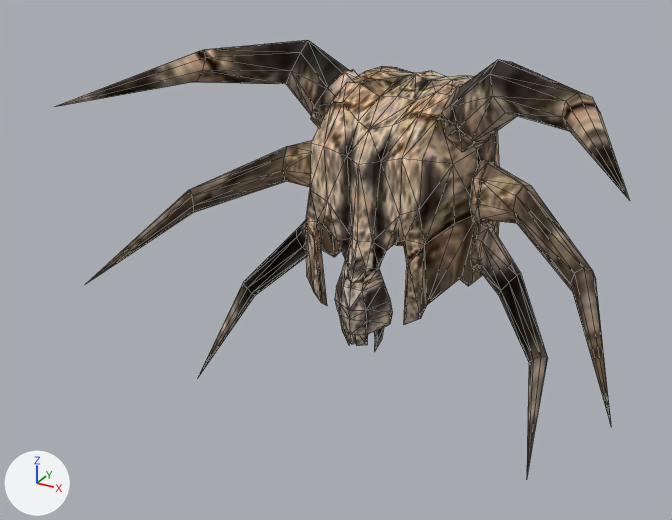
An edit to the glTF model assets/models/SLEEPER_HELM.glb, drawn before and after from the same camera.
One viewpoint serves both versions: a camera (50 mm lens) standing at (0.434, -0.991, 0.359) and looking at (-0.045, -0.119, -0.076). The axes (+X, +Y, +Z) are drawn at lower left. The lights are the same throughout. Mesh edges are drawn as thin lines. Vertices at the same position are counted once.

The older version as bpy lines, for what is in view:
```python
mat_material01 = principled_material('MATERIAL01')
mat_material01.texture = img_mask
mat_material01.metallic = 1.0
mat_material01.roughness = 1.0
me_mesh = bpy.data.meshes.new('Mesh')
me_mesh.from_pydata(...)  # 569 vertices, 1056 faces; spans x -0.311..0.311, y -0.276..0.114, z -0.258..0.161
me_mesh.materials.append(mat_material01)  # picture img_mask
ob_mesh = bpy.data.objects.new('Mesh', me_mesh)
ob_mesh.location = (0.0, 0.0, 0.0)
```
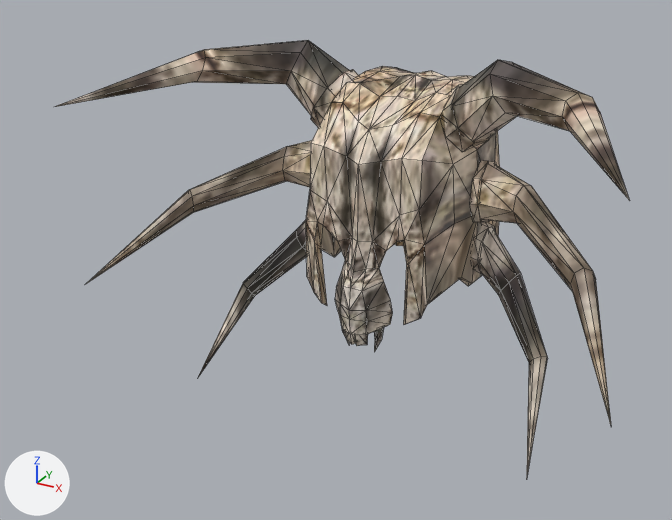
Patch to the scene script:
```diff
--- a/assets/models/SLEEPER_HELM.glb.py
+++ b/assets/models/SLEEPER_HELM.glb.py
@@ mat_material01 @@
 mat_material01.texture = img_mask
-mat_material01.metallic = 1.0
-mat_material01.roughness = 1.0
@@ me_mesh @@
 me_mesh.from_pydata(...)  # 569 vertices, 1056 faces; spans x -0.311..0.311, y -0.276..0.114, z -0.258..0.161
 # used by ob_mesh; location = (0.0, 0.0, 0.0)
+# me_mesh part 1: 63 of the faces centred in x -0.136..0.113, y -0.152..0.093, z -0.143..0.121 are now shaded flat
+# me_mesh part 2: 1 of the faces centred in x -0.206, y -0.115, z -0.189 are now shaded flat
+# me_mesh part 3: 1 of the faces centred in x 0.206, y -0.115, z -0.189 are now shaded flat
 me_mesh.materials.append(mat_material01)
```

What differs and where, as boxes [x1, y1, x2, y2] in the pictures (672 x 520 px):
'Mesh', surface changed, shading changed: [62, 40, 629, 474] in both
part 1 of me_mesh, shading changed: [321, 66, 499, 321] in both
part 2 of me_mesh, shading changed: [203, 284, 243, 366] in both
part 3 of me_mesh, shading changed: [527, 356, 547, 474] in both
